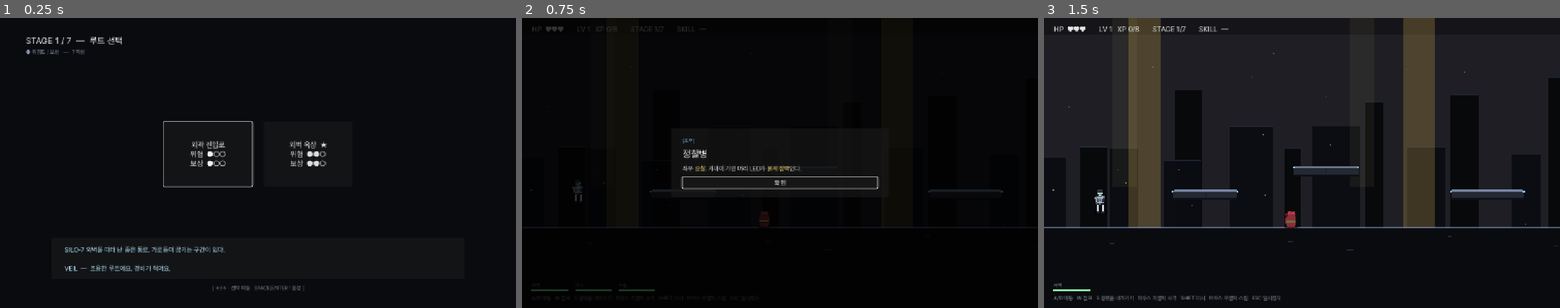
Above: before the commit, frames 1-3 (left to right).
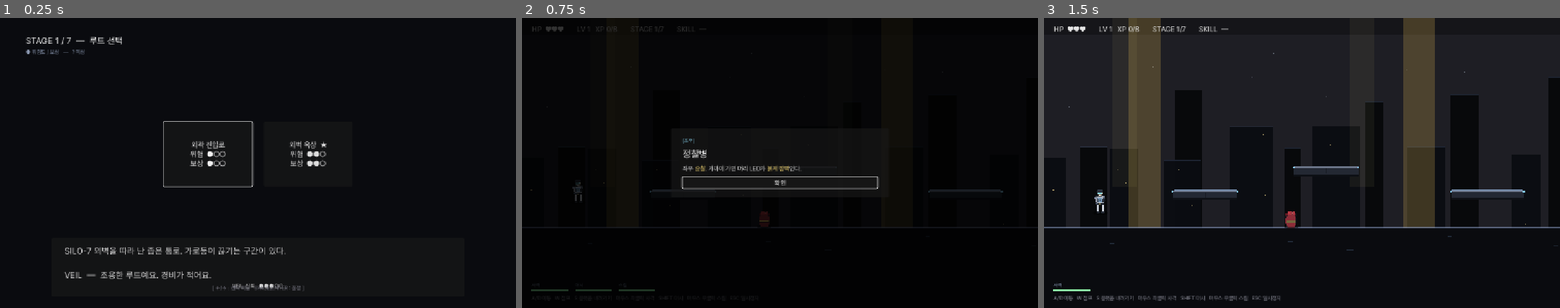
Above: after the commit, the same moments.

Repository: soomin007/EyesOnYou
Game: Godot game, scene res://scenes/route_map.tscn
The game is run twice, just before and just after one commit, with the same random seed, the same clock (stepped at 60 frames per second) and the same inputs. This scene is started directly instead of the project's main scene.
Inputs:
- Up to frame 1 (0.25 s): no input
- Up to frame 2 (0.75 s): click "외곽 진입로 위험 ●○○ 보상 ●○○" at 0.5 s
- Up to frame 3 (1.5 s): click "확인" at 1.25 s

The runs differ from the first frame. In frame 1, 1.3% of the frame differs, in the area x 12-56%, y 78-94%; in frame 2, nothing differs; in frame 3, nothing differs.

Commit message:
feat(veil): 신뢰도 게이지 시스템 — 선택이 누적되는 게 보이게
GameState — 신뢰도 메서드:
- veil_trust_tier(): trust_score - aggression_score를 5단계 분류
  (high/warm/neutral/cool/broken)
- veil_tone_color(): 단계별 색 (청록→청→회→주황→적)
- veil_tone_prefix(): 단계별 멘트 앞에 붙는 톤 ("당신이라면, "/""/""/"음… "/"마음대로 하세요. ")
- veil_trust_normalized(): UI 표시용 -1.0~+1.0 정규화

GameState.record_route_choice — 누적 페널티 추가:
- VEIL 추천 무시: trust -1 (이전엔 따라가면 +1만 있어 한쪽으로만 누적됐음)
- 도전 루트(challenge): trust -1, aggression +1
- 숨김 루트(???/hidden): trust -1
- followed 판정에 recommended_id != "" 가드 추가

RouteMap — 멘트 가시성 강화:
- veil_text 폰트 15→22, 신뢰도 톤 색 적용
- 멘트 앞에 tone_prefix 부착
- VeilBox 안에 5단계 점 게이지(VEIL 신뢰 ●●●○○) 추가

LevelUpOverlay:
- advice 폰트 15→22, 톤 색 + prefix
- 카드 위에 동일 5단계 신뢰도 게이지 표시
- 매 레벨업 선택 시 VEIL과의 거리감이 시각적으로 인지됨

이 변경의 의미: 선택(맵/도전/이스터에그)이 trust_score에 누적되고,
그 수치가 매 RouteMap·LevelUpOverlay에서 즉시 색·게이지·멘트 톤으로
드러남. "흔한 로그라이크"에서 벗어나 플레이어와 VEIL의 관계가
선택지의 분위기를 바꾸는 게 보이게.

Co-Authored-By: Claude Opus 4.7 (1M context) <noreply@anthropic.com>

Diff:
--- a/scripts/GameState.gd
+++ b/scripts/GameState.gd
@@ -97,11 +97,67 @@
 	current_route_tags = route.get("tags", [])
 	current_route_risk = int(route.get("risk", 1))
 	current_route_reward = int(route.get("reward", 1))
-	followed_veil_last_choice = (rid == recommended_id)
+	followed_veil_last_choice = (rid == recommended_id and recommended_id != "")
+	# 신뢰도 — 추천 따랐으면 +1, 무시했으면 -1. 도전/숨김 루트는 추가 페널티(자율성↑).
 	if followed_veil_last_choice:
 		trust_score += 1
+	elif recommended_id != "":
+		trust_score -= 1
 	if "전투" in current_route_tags or "근접전" in current_route_tags:
 		aggression_score += 1
+	if route.get("challenge", false):
+		trust_score -= 1
+		aggression_score += 1
+	if route.get("hidden", false):
+		trust_score -= 1
+
+# 신뢰도 단계 — UI 톤/멘트 prefix 결정.
+# trust - aggression 기준. 양수면 VEIL을 따르는 플레이어, 음수면 거리감.
+func veil_trust_tier() -> String:
+	var net: int = trust_score - aggression_score
+	if net >= 4:
+		return "high"
+	if net >= 1:
+		return "warm"
+	if net >= -1:
+		return "neutral"
+	if net >= -3:
+		return "cool"
+	return "broken"
+
+func veil_tone_color() -> Color:
+	match veil_trust_tier():
+		"high":
+			return Color(0.55, 0.95, 0.85)
+		"warm":
+			return Color(0.55, 0.85, 0.95)
+		"neutral":
+			return Color(0.85, 0.85, 0.85)
+		"cool":
+			return Color(0.95, 0.78, 0.50)
+		"broken":
+			return Color(0.95, 0.55, 0.55)
+	return Color(0.55, 0.85, 0.95)
+
+# 신뢰도에 따라 멘트 앞에 붙는 톤 변화. 빈 문자열이면 평상시(보통).
+func veil_tone_prefix() -> String:
+	match veil_trust_tier():
+		"high":
+			return "당신이라면, "
+		"warm":
+			return ""
+		"neutral":
+			return ""
+		"cool":
+			return "음… "
+		"broken":
+			return "마음대로 하세요. "
+	return ""
+
+# 신뢰도 게이지 — UI 표시용 (-1.0 ~ +1.0 정규화).
+func veil_trust_normalized() -> float:
+	var net: float = float(trust_score - aggression_score)
+	return clamp(net / 6.0, -1.0, 1.0)
 
 func is_high_risk() -> bool:
 	return current_route_risk >= 3
--- a/scripts/LevelUpOverlay.gd
+++ b/scripts/LevelUpOverlay.gd
@@ -31,11 +31,28 @@
 	title.horizontal_alignment = HORIZONTAL_ALIGNMENT_CENTER
 	v.add_child(title)
 
+	# VEIL 신뢰도 게이지 — 카드 위에 5단계 점으로 표시.
+	# 신뢰도 따라 색이 바뀌어 플레이어와 VEIL의 관계가 매 선택에 보이게.
+	var gauge := Label.new()
+	var net: int = GameState.trust_score - GameState.aggression_score
+	var dots: String = ""
+	for i in 5:
+		var th: int = -4 + i * 2
+		if net >= th:
+			dots += "●"
+		else:
+			dots += "○"
+	gauge.text = "VEIL 신뢰   " + dots
+	gauge.add_theme_font_size_override("font_size", 13)
+	gauge.add_theme_color_override("font_color", GameState.veil_tone_color())
+	gauge.horizontal_alignment = HORIZONTAL_ALIGNMENT_CENTER
+	v.add_child(gauge)
+
 	if advice != "":
 		var advice_label := Label.new()
-		advice_label.text = "VEIL  —  " + advice
-		advice_label.add_theme_font_size_override("font_size", 15)
-		advice_label.add_theme_color_override("font_color", Color(0.55, 0.85, 0.95))
+		advice_label.text = "VEIL  —  " + GameState.veil_tone_prefix() + advice
+		advice_label.add_theme_font_size_override("font_size", 22)
+		advice_label.add_theme_color_override("font_color", GameState.veil_tone_color())
 		advice_label.horizontal_alignment = HORIZONTAL_ALIGNMENT_CENTER
 		v.add_child(advice_label)
 
--- a/scripts/RouteMap.gd
+++ b/scripts/RouteMap.gd
@@ -17,9 +17,35 @@
 	subtitle_label.text = "● 위험도 / 보상   —   ? 미상"
 	pool = RouteData.get_route_pool_for_stage(GameState.current_stage, GameState.route_history)
 	recommended_id = RouteData.choose_veil_recommendation(pool)
+	# VEIL 멘트 — 신뢰도 톤(색)을 _ready에서 한 번만 적용. 폰트는 22로 키워
+	# 선택 화면에서 분명히 눈에 들어오게 (이전 15는 카드에 묻혀 안 보였음).
+	veil_text.add_theme_font_size_override("font_size", 22)
+	veil_text.add_theme_color_override("font_color", GameState.veil_tone_color())
+	_setup_trust_gauge()
 	_build_node_buttons()
 	_update_veil_comment()
 	hint_label.text = "[ ←/→ : 선택 이동   SPACE/ENTER : 결정 ]"
+
+func _setup_trust_gauge() -> void:
+	# VEIL 박스 안에 5단계 점 게이지 추가. trust - aggression 기준.
+	var v_box: Node = veil_text.get_parent()
+	if v_box == null:
+		return
+	var gauge := Label.new()
+	gauge.name = "TrustGauge"
+	var net: int = GameState.trust_score - GameState.aggression_score
+	var dots: String = ""
+	for i in 5:
+		var th: int = -4 + i * 2
+		if net >= th:
+			dots += "●"
+		else:
+			dots += "○"
+	gauge.text = "VEIL 신뢰   " + dots
+	gauge.add_theme_font_size_override("font_size", 14)
+	gauge.add_theme_color_override("font_color", GameState.veil_tone_color())
+	gauge.horizontal_alignment = HORIZONTAL_ALIGNMENT_CENTER
+	v_box.add_child(gauge)
 
 func _build_node_buttons() -> void:
 	for child in nodes_container.get_children():
@@ -70,7 +96,7 @@
 	var desc: String = str(route.get("description", ""))
 	if desc != "":
 		msg += desc + "\n\n"
-	msg += "VEIL  —  " + str(route.get("veil_comment", ""))
+	msg += "VEIL  —  " + GameState.veil_tone_prefix() + str(route.get("veil_comment", ""))
 	# 위험도가 보이는 루트(hidden 아님)에서만 명시 경고
 	if not route.get("hidden", false):
 		var risk: int = int(route.get("risk", 0))
